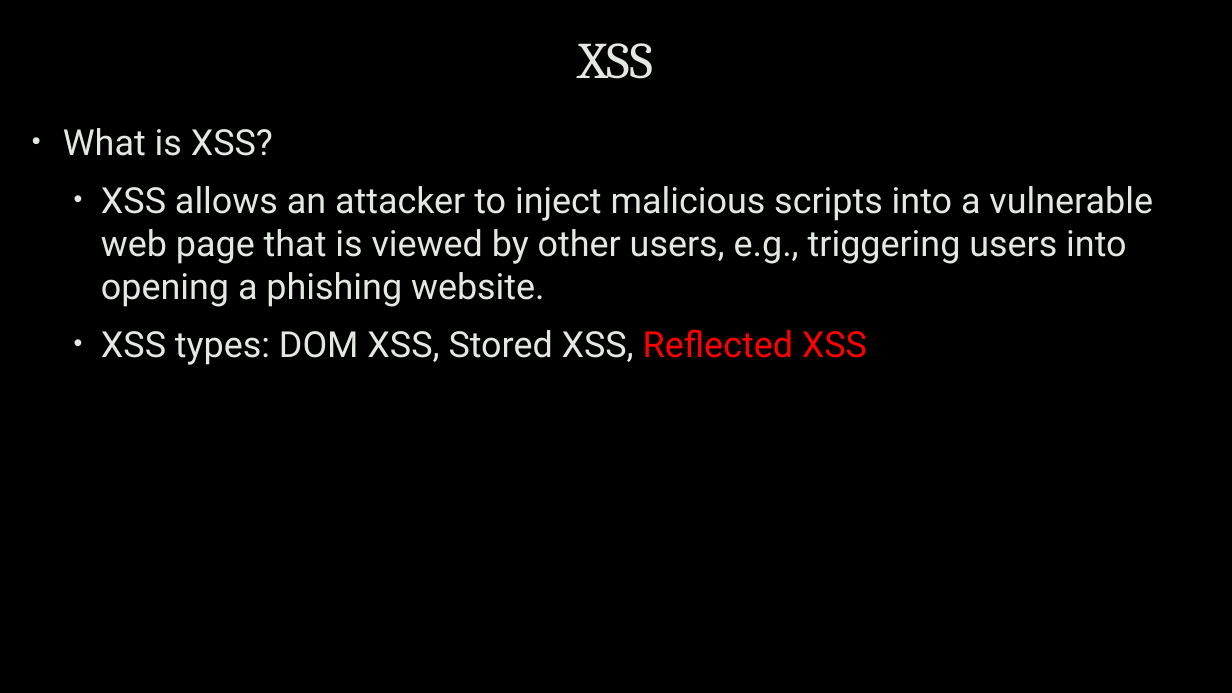
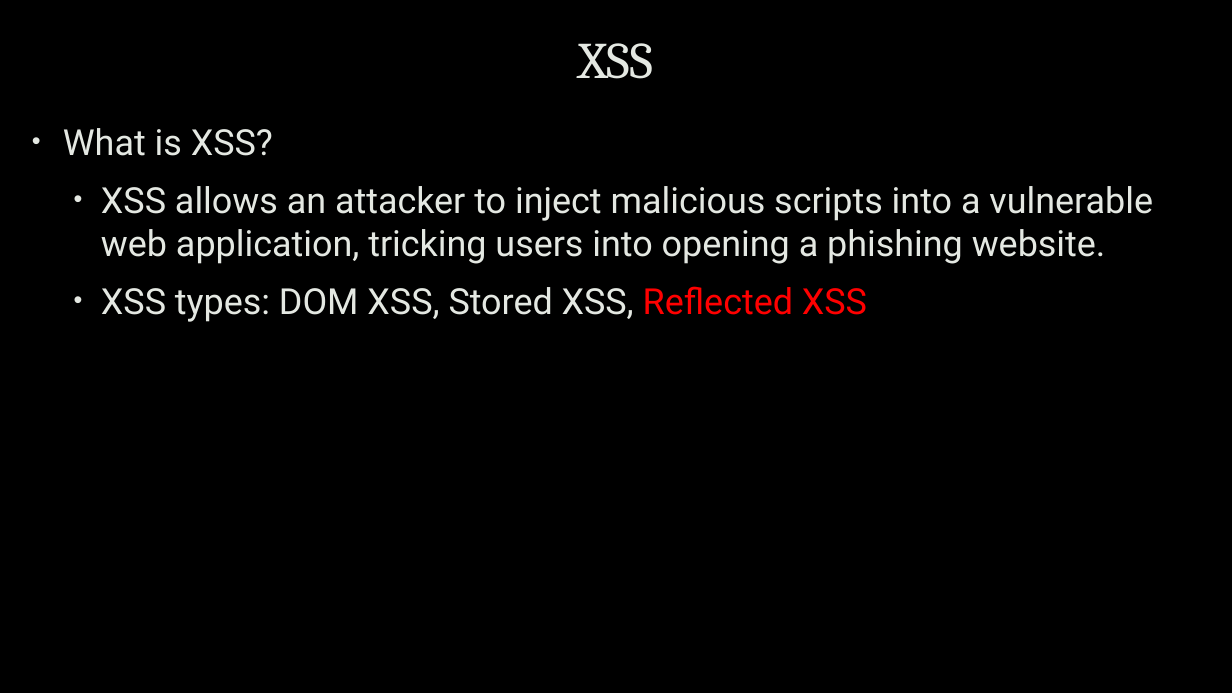
Before and after one commit to uwacyber/cits1003, a slide deck: slide 59 of cits1003-lecture_slides/CITS1003-5 Vulnerabilities-exercises.pptx (slide 55 before the commit). Drawn at 1232x693 pixels with LibreOffice and Linux fonts; fonts in the diff are those of the drawing; background and template pictures are left out. Boxes give left, top, right and bottom in pixels: in the first picture for what was removed or moved away, otherwise in the second. Text is boxed around its words. In the diff, an @@ line names an element or a change of style, - is before the commit and + after.

```diff
--- a/cits1003-lecture_slides/CITS1003-5 Vulnerabilities-exercises.pptx
+++ b/cits1003-lecture_slides/CITS1003-5 Vulnerabilities-exercises.pptx
@@ text at box(101, 186, 1153, 264): text changed @@
-  • XSS allows an attacker to inject malicious scripts into a vulnerable web page that is viewed by other users, e.g., triggering users into opening a phishing website.
+  • XSS allows an attacker to inject malicious scripts into a vulnerable web application, tricking users into opening a phishing website.
```
Also in this commit, not shown: 14 other slides changed, 4 slides added.
